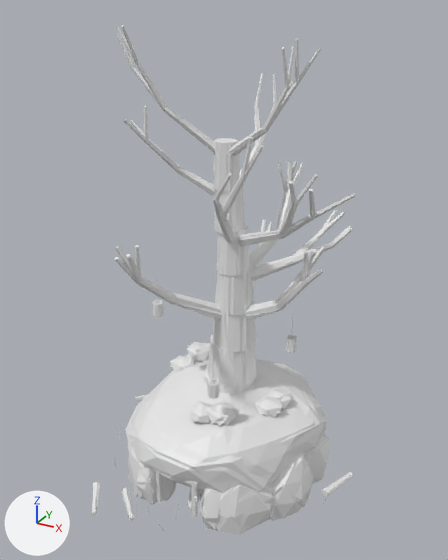
Before and after pictures for a commit that changed the glTF model apps/client/public/assets-dev/sites/sites_hollowmere.glb.
Both versions are drawn from a 50 mm camera at (22.4, -40.9, 37.9) aimed at (0.0, -0.1, 17.4). The axes (+X, +Y, +Z) are drawn at lower left. The lights are the same throughout. The picture after the commit comes second.

Before the edit, the objects in view are built like this:
```python
me_h_cave = bpy.data.meshes.new('h_cave')
me_h_cave.from_pydata(...)  # 1096 vertices, 1960 faces; spans x -9.1..9.2, y -8.8..9.4, z -1.2..8.8
me_h_cave_002 = bpy.data.meshes.new('h_cave.002')
me_h_cave_002.from_pydata(...)  # 410 vertices, 561 faces; spans x -9.1..9.1, y -8.7..9.2, z -1.2..8.7
me_h_cave_glow = bpy.data.meshes.new('h_cave_glow')
me_h_cave_glow.from_pydata(...)  # 114 vertices, 192 faces; spans x -2.81..5.07, y -8.83..4.97, z 0.28..2.57
me_h_tree = bpy.data.meshes.new('h_tree')
me_h_tree.from_pydata(...)  # 1516 vertices, 2520 faces; spans x -12.2..11.8, y -12.3..11.9, z -2.0..36.8
me_h_tree_002 = bpy.data.meshes.new('h_tree.002')
me_h_tree_002.from_pydata(...)  # 634 vertices, 684 faces; spans x -12.1..11.7, y -12.3..11.9, z -2.0..36.7
ob_h_cave = bpy.data.objects.new('h_cave', me_h_cave)
ob_h_cave.location = (0.0, 0.0, 0.0)
ob_h_cave_glow = bpy.data.objects.new('h_cave_glow', me_h_cave_glow)
ob_h_cave_glow.location = (0.0, 0.0, 0.0)
ob_h_cave_lod1 = bpy.data.objects.new('h_cave_lod1', me_h_cave_002)
ob_h_cave_lod1.location = (0.0, 0.0, 0.0)
ob_h_tree = bpy.data.objects.new('h_tree', me_h_tree)
ob_h_tree.location = (0.0, 0.0, 0.0)
ob_h_tree_lod1 = bpy.data.objects.new('h_tree_lod1', me_h_tree_002)
ob_h_tree_lod1.location = (0.0, 0.0, 0.0)
```
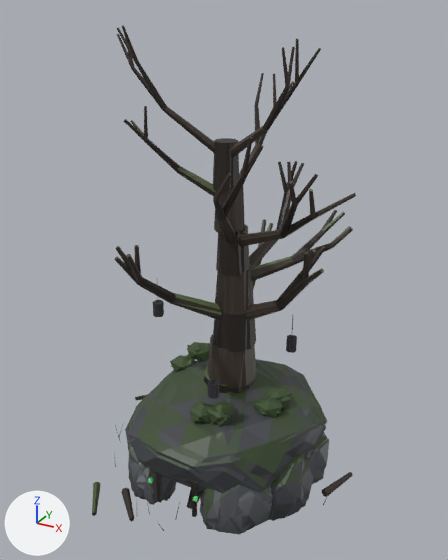
The change, as a list of edits to the scene's bpy script:
```text
Add mat_defaultmaterial_008:
    mat_defaultmaterial_008 = bpy.data.materials.new('DefaultMaterial.008')
    mat_defaultmaterial_008.use_nodes = True; mat_defaultmaterial_008.node_tree.nodes.clear()
    _N = mat_defaultmaterial_008.node_tree.nodes; _L = mat_defaultmaterial_008.node_tree.links
    n0 = _N.new('ShaderNodeOutputMaterial'); n0.name = 'Material Output'
    n1 = _N.new('ShaderNodeBsdfPrincipled'); n1.name = 'Principled BSDF'
    n2 = _N.new('ShaderNodeVertexColor'); n2.name = 'Color Attribute'
    _L.new(n1.outputs[0], n0.inputs[0])  # 'BSDF' to 'Surface'
    _L.new(n2.outputs[0], n1.inputs[0])  # 'Color' to 'Base Color'
Add mat_defaultmaterial_006:
    mat_defaultmaterial_006 = bpy.data.materials.new('DefaultMaterial.006')
    mat_defaultmaterial_006.use_nodes = True; mat_defaultmaterial_006.node_tree.nodes.clear()
    _N = mat_defaultmaterial_006.node_tree.nodes; _L = mat_defaultmaterial_006.node_tree.links
    n0 = _N.new('ShaderNodeOutputMaterial'); n0.name = 'Material Output'
    n1 = _N.new('ShaderNodeBsdfPrincipled'); n1.name = 'Principled BSDF'
    n2 = _N.new('ShaderNodeVertexColor'); n2.name = 'Color Attribute'
    _L.new(n1.outputs[0], n0.inputs[0])  # 'BSDF' to 'Surface'
    _L.new(n2.outputs[0], n1.inputs[0])  # 'Color' to 'Base Color'
Add mat_defaultmaterial_002:
    mat_defaultmaterial_002 = bpy.data.materials.new('DefaultMaterial.002')
    mat_defaultmaterial_002.use_nodes = True; mat_defaultmaterial_002.node_tree.nodes.clear()
    _N = mat_defaultmaterial_002.node_tree.nodes; _L = mat_defaultmaterial_002.node_tree.links
    n0 = _N.new('ShaderNodeOutputMaterial'); n0.name = 'Material Output'
    n1 = _N.new('ShaderNodeBsdfPrincipled'); n1.name = 'Principled BSDF'
    n2 = _N.new('ShaderNodeVertexColor'); n2.name = 'Color Attribute'
    _L.new(n1.outputs[0], n0.inputs[0])  # 'BSDF' to 'Surface'
    _L.new(n2.outputs[0], n1.inputs[0])  # 'Color' to 'Base Color'
Add mat_defaultmaterial_001:
    mat_defaultmaterial_001 = bpy.data.materials.new('DefaultMaterial.001')
    mat_defaultmaterial_001.use_nodes = True; mat_defaultmaterial_001.node_tree.nodes.clear()
    _N = mat_defaultmaterial_001.node_tree.nodes; _L = mat_defaultmaterial_001.node_tree.links
    n0 = _N.new('ShaderNodeOutputMaterial'); n0.name = 'Material Output'
    n1 = _N.new('ShaderNodeBsdfPrincipled'); n1.name = 'Principled BSDF'
    n2 = _N.new('ShaderNodeVertexColor'); n2.name = 'Color Attribute'
    _L.new(n1.outputs[0], n0.inputs[0])  # 'BSDF' to 'Surface'
    _L.new(n2.outputs[0], n1.inputs[0])  # 'Color' to 'Base Color'
Add mat_defaultmaterial:
    mat_defaultmaterial = bpy.data.materials.new('DefaultMaterial')
    mat_defaultmaterial.use_nodes = True; mat_defaultmaterial.node_tree.nodes.clear()
    _N = mat_defaultmaterial.node_tree.nodes; _L = mat_defaultmaterial.node_tree.links
    n0 = _N.new('ShaderNodeOutputMaterial'); n0.name = 'Material Output'
    n1 = _N.new('ShaderNodeBsdfPrincipled'); n1.name = 'Principled BSDF'
    n2 = _N.new('ShaderNodeVertexColor'); n2.name = 'Color Attribute'
    _L.new(n1.outputs[0], n0.inputs[0])  # 'BSDF' to 'Surface'
    _L.new(n2.outputs[0], n1.inputs[0])  # 'Color' to 'Base Color'
Change me_h_cave:
    where me_h_cave.from_pydata(...)  # 1096 vertices, 1960 faces; spans x -9.1..9.2, y -8.8..9.4, z -1.2..8.8
    me_h_cave part 1: vertex colours changed
    add me_h_cave.materials.append(mat_defaultmaterial)
Change me_h_cave_glow:
    where me_h_cave_glow.from_pydata(...)  # 114 vertices, 192 faces; spans x -2.81..5.07, y -8.83..4.97, z 0.28..2.57
    add me_h_cave_glow.materials.append(mat_defaultmaterial_001)
Change me_h_cave_002:
    where me_h_cave_002.from_pydata(...)  # 410 vertices, 561 faces; spans x -9.1..9.1, y -8.7..9.2, z -1.2..8.7
    add me_h_cave_002.materials.append(mat_defaultmaterial_002)
Change me_h_tree:
    where me_h_tree.from_pydata(...)  # 1516 vertices, 2520 faces; spans x -12.2..11.8, y -12.3..11.9, z -2.0..36.8
    me_h_tree part 2: vertex colours changed
    add me_h_tree.materials.append(mat_defaultmaterial_006)
Change me_h_tree_002:
    where me_h_tree_002.from_pydata(...)  # 634 vertices, 684 faces; spans x -12.1..11.7, y -12.3..11.9, z -2.0..36.7
    add me_h_tree_002.materials.append(mat_defaultmaterial_008)
```

What differs and where, as boxes [x1, y1, x2, y2] in the pictures (448 x 560 px):
'h_cave', recoloured (darker)
    both: [127, 342, 329, 534]
'h_tree', recoloured
    both: [92, 25, 356, 522]
'h_cave_lod1', recoloured (darker)
    both: [125, 345, 328, 533]
'h_tree_lod1', recoloured
    both: [95, 61, 352, 512]
'h_cave_glow', recoloured
    both: [148, 478, 198, 502]
